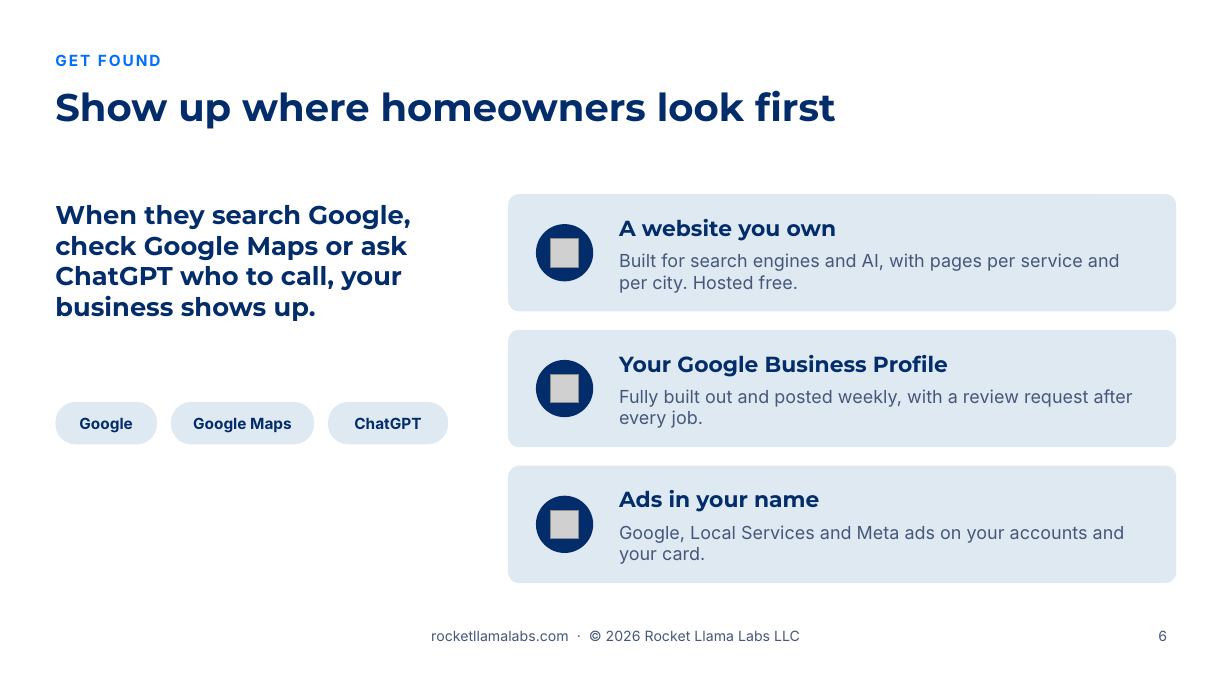
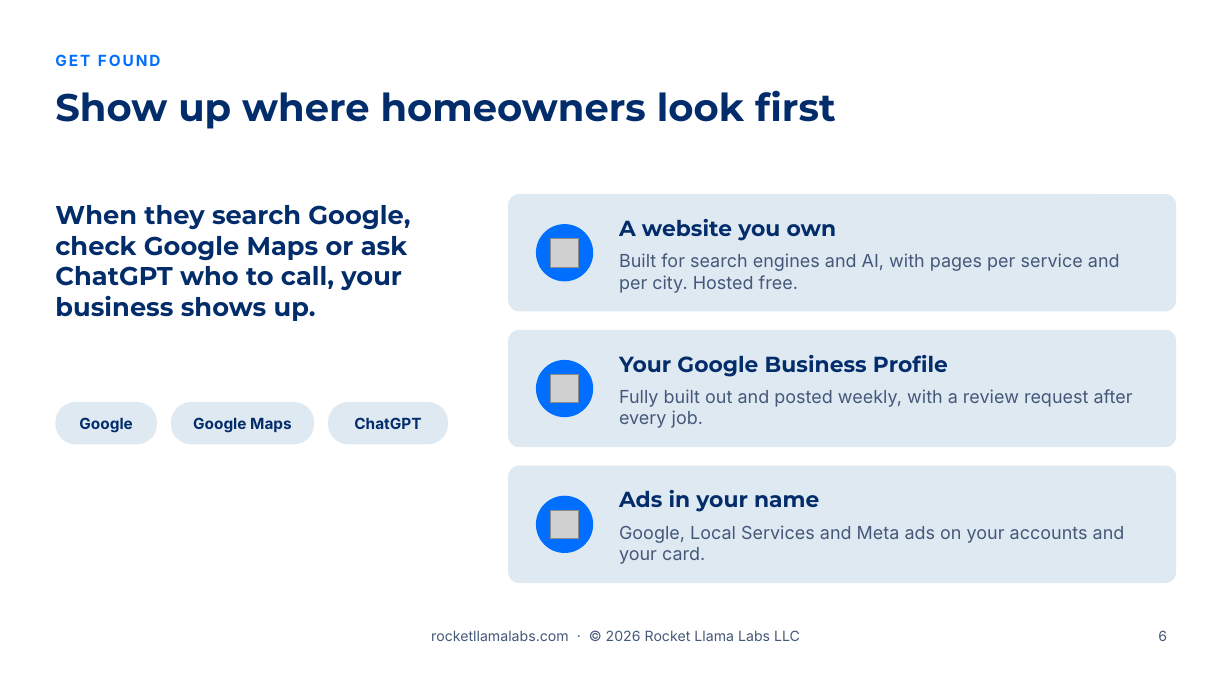
Before and after one commit to RocketLlamaLabs/rocketllama-website, a slide deck: slide 6 of public/slides/v1/rocket-llama-labs-sales-presentation-v1.pptx. Drawn at 1232x693 pixels with LibreOffice and Linux fonts; fonts in the diff are those of the drawing; grey boxes stand for pictures; background and template pictures are left out. Boxes give left, top, right and bottom in pixels: in the first picture for what was removed or moved away, otherwise in the second. Text is boxed around its words. In the diff, an @@ line names an element or a change of style, - is before the commit and + after.

```diff
--- a/public/slides/v1/rocket-llama-labs-sales-presentation-v1.pptx
+++ b/public/slides/v1/rocket-llama-labs-sales-presentation-v1.pptx
@@ fill #022C6A to #006EFF in 3 elements at <box>536,224,593,281</box>, <box>536,360,593,418</box>, <box>536,496,593,554</box> @@
```
Also in this commit, not shown: 2 other slides changed, 3 other files.
